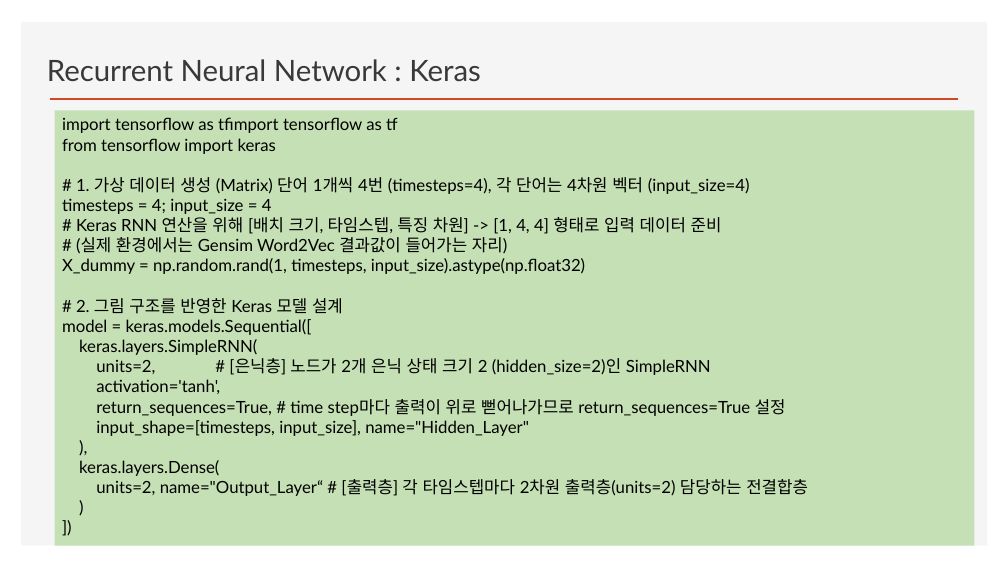
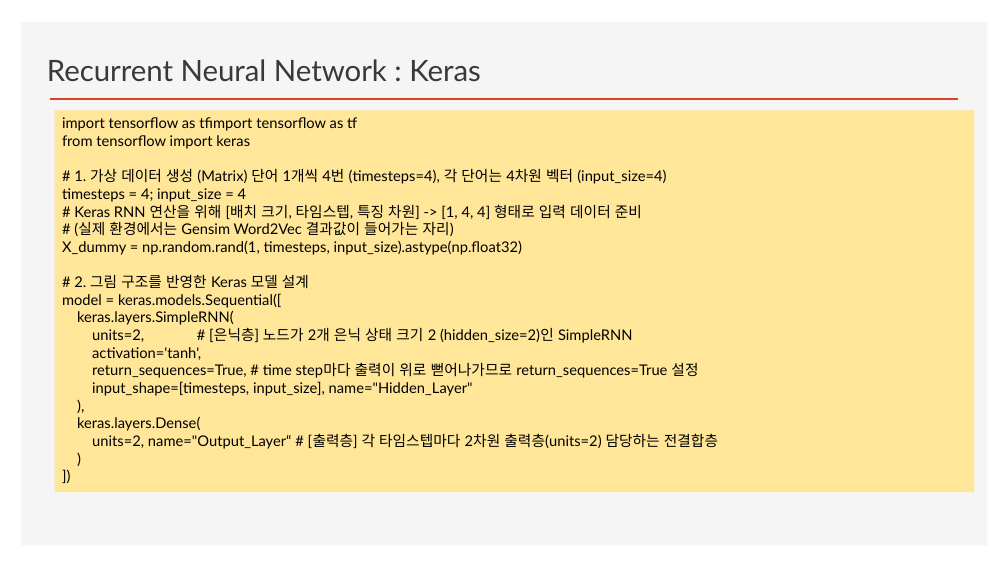
Before and after one commit to ancestor9/2026_Fall_Deep-Learning-with-Python, a slide deck: slide 33 of Chapter 13 Timeseries forecasting.pptx (slide 28 before the commit). Drawn at 1008x567 pixels with LibreOffice and Linux fonts; fonts in the diff are those of the drawing; background and template pictures are left out. Boxes give left, top, right and bottom in pixels: in the first picture for what was removed or moved away, otherwise in the second. Text is boxed around its words. In the diff, an @@ line names an element or a change of style, - is before the commit and + after.

```diff
--- a/Chapter 13 Timeseries forecasting.pptx
+++ b/Chapter 13 Timeseries forecasting.pptx
@@ rectangle "import tensorflow as tfimport tensorflow ...": place and size @@
-rectangle "import tensorflow as tfimport tensorflow ..." at [54, 110, 975, 546]
+rectangle "import tensorflow as tfimport tensorflow ..." at [54, 110, 975, 492]
@@ rectangle "import tensorflow as tfimport tensorflow ..." at [54, 110, 975, 492]: size 16 to 14 pt; fill #C5E0B4 to #FFE699 @@
```
Also in this commit, not shown: 15 other slides changed, 5 slides added.
